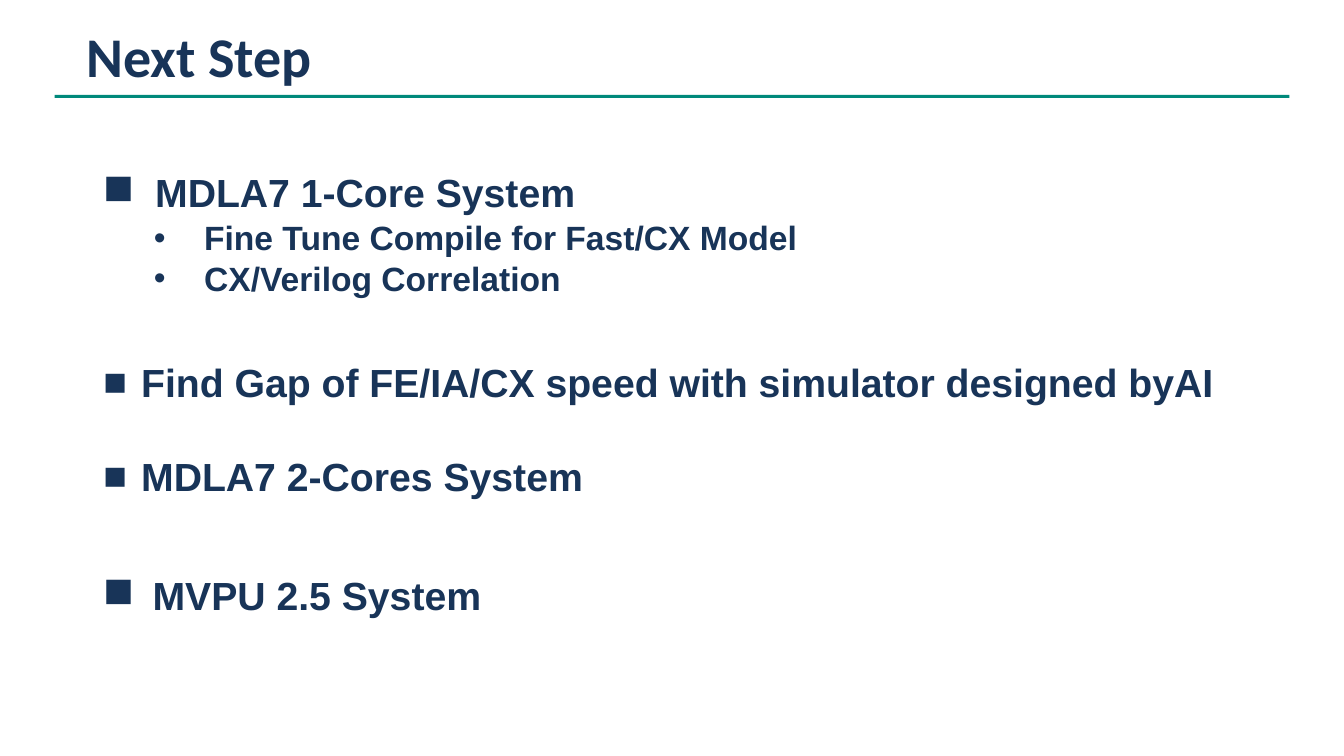
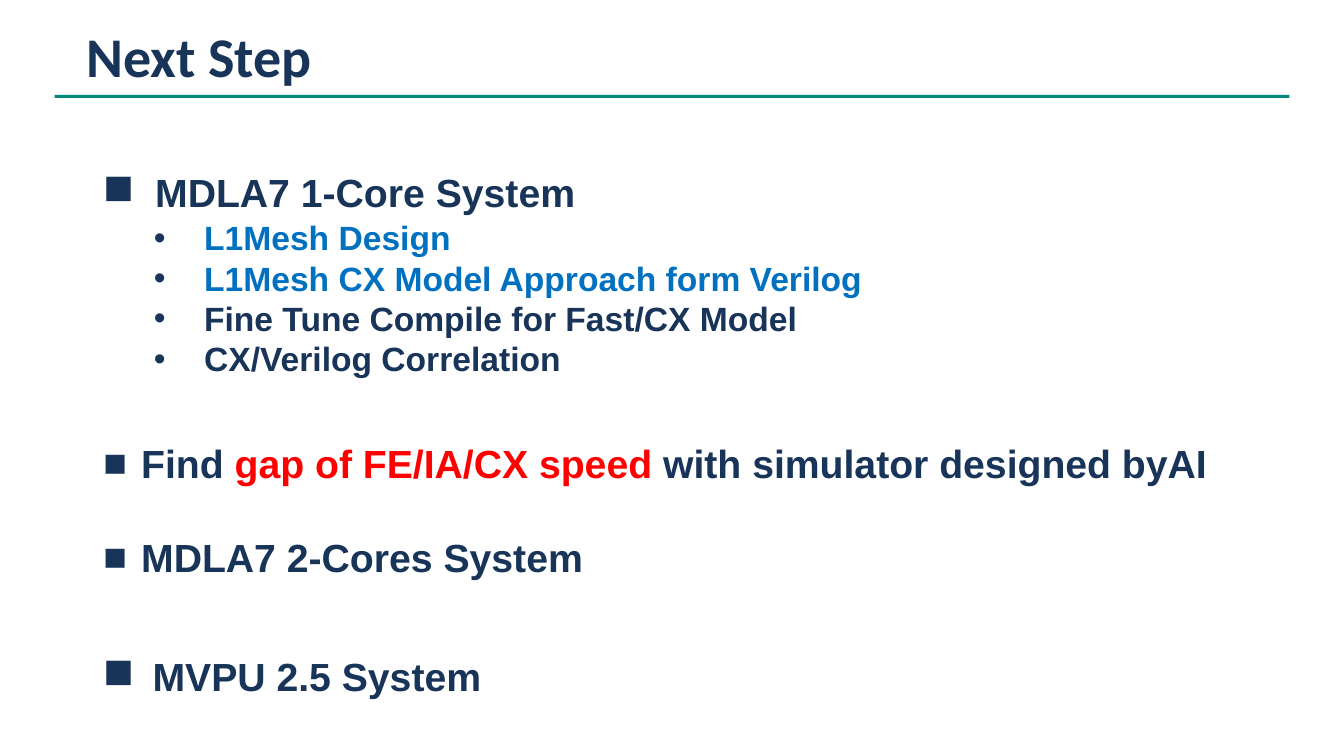
Before and after one commit to cclwylin/mdla7, a slide deck: slide 20 of reports/uArcSim Implementation by AI.pptx (slide 21 before the commit). Drawn at 1344x756 pixels with LibreOffice and Linux fonts; fonts in the diff are those of the drawing. Boxes give left, top, right and bottom in pixels: in the first picture for what was removed or moved away, otherwise in the second. Text is boxed around its words. In the diff, an @@ line names an element or a change of style, - is before the commit and + after.

```diff
--- a/reports/uArcSim Implementation by AI.pptx
+++ b/reports/uArcSim Implementation by AI.pptx
@@ text at [204,225,862,298]: paragraphs added @@
+  • L1Mesh Design
+  • L1Mesh CX Model Approach form Verilog
@@ text at [141,449,1207,486]: text changed @@
-■ Find Gap of FE/IA/CX speed with simulator designed byAI
+■ Find gap of FE/IA/CX speed with simulator designed byAI
```
Also in this commit, not shown: 8 other slides changed, 1 slide added, 2 slides removed, 2 other files.
